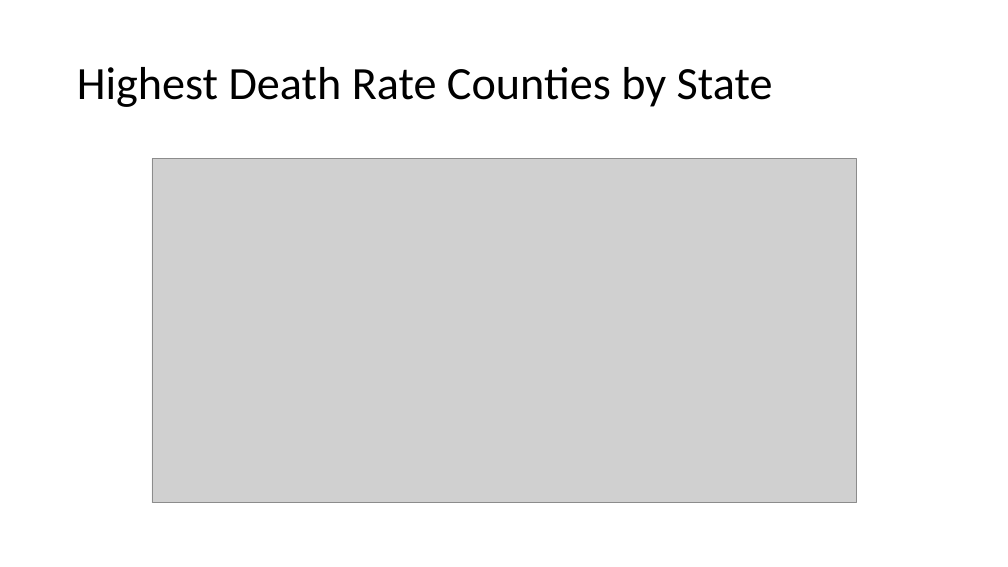
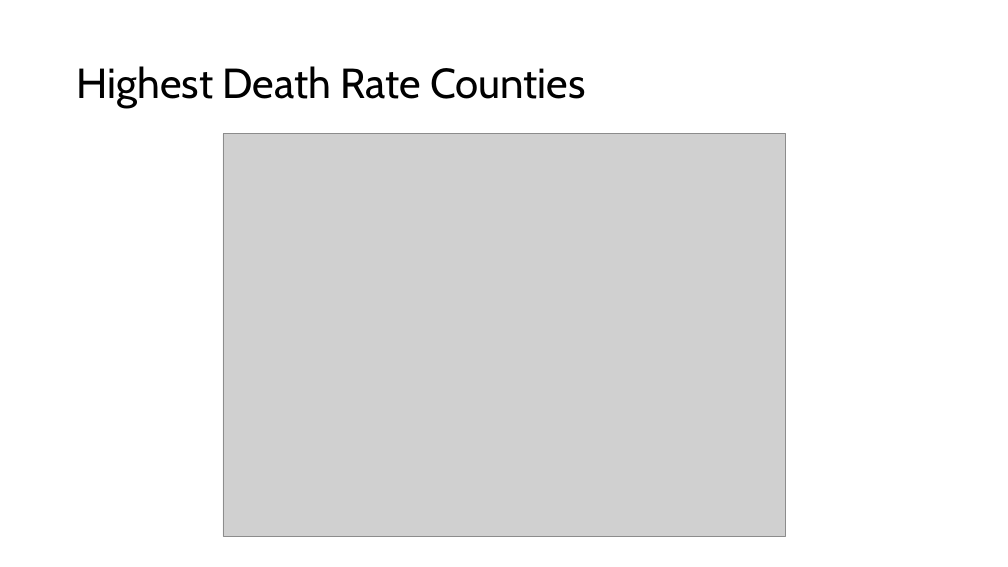
Before and after one commit to cxclark/covid19-analysis, a slide deck: slide 21 of 2020_10_30_covid_usa_analysis.pptx. Drawn at 1008x567 pixels with LibreOffice and Linux fonts; fonts in the diff are those of the drawing; grey boxes stand for pictures. Boxes give left, top, right and bottom in pixels: in the first picture for what was removed or moved away, otherwise in the second. Text is boxed around its words. In the diff, an @@ line names an element or a change of style, - is before the commit and + after.

```diff
--- a/2020_10_30_covid_usa_analysis.pptx
+++ b/2020_10_30_covid_usa_analysis.pptx
@@ title at box(77, 66, 585, 108): text changed; size 44 to 40 pt; font Calibri to Cabin @@
-Highest Death Rate Counties by State
+Highest Death Rate Counties
@@ picture: place and size @@
-picture at box(152, 159, 856, 503)
+picture at box(223, 134, 785, 536)
```
Also in this commit, not shown: 22 other slides changed, 2 other files.
